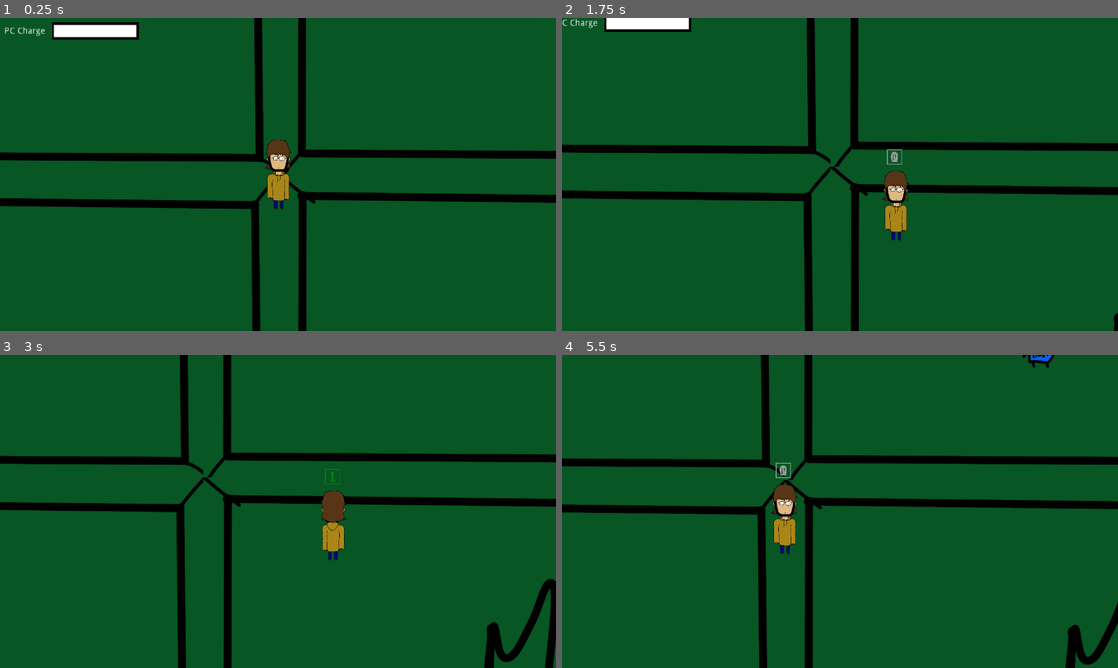
Above: before the commit, frames 1-4 (two rows, left to right).
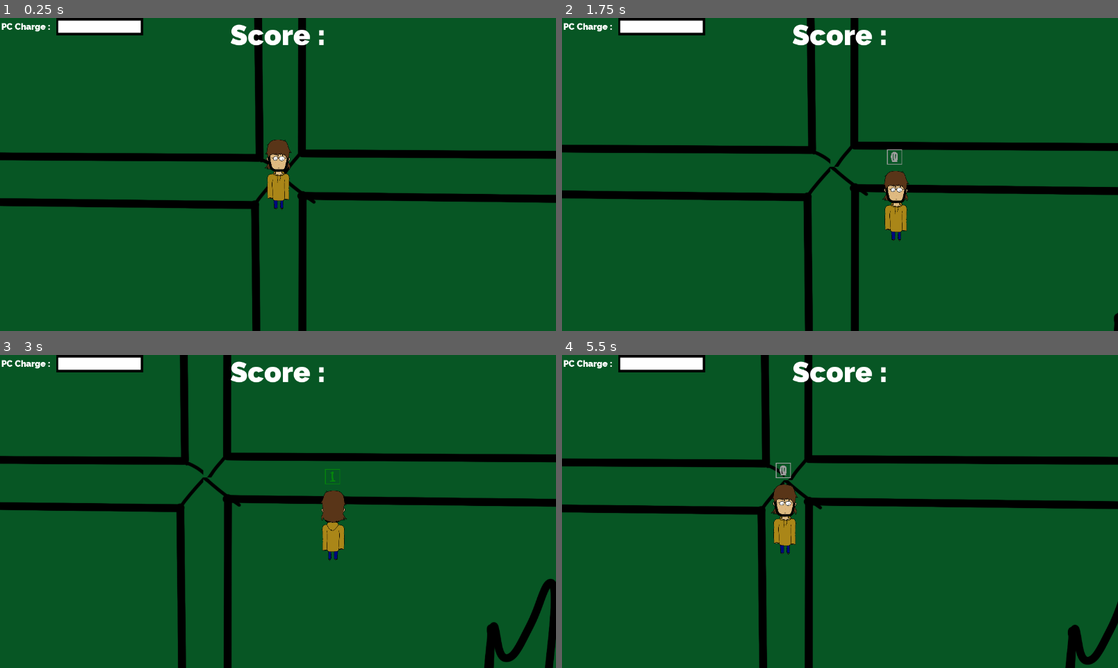
Above: after the commit, the same moments.

Repository: CeylenGames/5thAlakajam
Game: Godot game, scene res://World.tscn
The game is run twice, just before and just after one commit, with the same random seed, the same clock (stepped at 60 frames per second) and the same inputs.
Inputs:
- Up to frame 1 (0.25 s): no input
- Up to frame 2 (1.75 s): tap Enter at 0.5 s; hold Right (ui_right) 0.53-1.28 s; tap Keypad 0 (combo_0) at 0.6 s; tap Space (ui_select) at 0.77, 1.52 s; hold Down (ui_down) from 1.28 s (still down); tap Keypad 1 (combo_1) at 1.35 s
- Up to frame 3 (3 s): release Down (ui_down) at 2.03 s; hold Right (ui_right) 2.03-2.78 s; tap Keypad 0 (combo_0) at 2.1 s; hold Up (ui_up) from 2.78 s (still down); tap Keypad 1 (combo_1) at 2.85 s
- Up to frame 4 (5.5 s): tap Space (ui_select) at 3.02, 3.77, 4.52 s; release Up (ui_up) at 3.53 s; hold Left (ui_left) 3.53-5.03 s; tap Keypad 0 (combo_0) at 3.6, 5.1 s; tap Keypad 1 (combo_1) at 4.35 s; hold Down (ui_down) from 5.03 s (still down)

The runs differ from the first frame. In frame 1, 1.5% of the frame differs, in the area x 0-59%, y 0-9%; in frame 2, 1.4%; in frame 3, 1.6%; in frame 4, 1.7%, in the area x 0-89%, y 0-9%.

Commit message:
mise a jour spawners

Diff:
--- /dev/null
+++ b/Scripts/Main.gd
@@ -0,0 +1,14 @@
+extends Node
+
+var WaveNumber = 0
+var Score = 0
+
+export (Array) var spawners
+
+func set_wave():
+	for timer in spawners:
+		get_node(timer).start()
+
+func end_wave():
+	for timer in spawners:
+		get_node(timer).stop()
--- a/Scripts/Spawner.gd
+++ b/Scripts/Spawner.gd
@@ -7,9 +7,16 @@
 
 export (Array) var sprites
 
+var counter = 0
+
+
 func spawn_enemy():
 	var enemy = Enemy.instance()
 	enemy.position = position
 	get_node(EnemyContainer).add_child(enemy)
 	enemy.set_sprite(sprites[rand_range(0, sprites.size())])
 	enemy.set_nav(get_node(nav), get_node(Player))
+
+func reset():
+	counter = 0
+	$Timer.start()
--- a/World.tscn
+++ b/World.tscn
@@ -1,16 +1,18 @@
-[gd_scene load_steps=13 format=2]
-
-[ext_resource path="res://Prefabs/Player.tscn" type="PackedScene" id=1]
-[ext_resource path="res://Prefabs/Combo.tscn" type="PackedScene" id=2]
-[ext_resource path="res://images/maptete.png" type="Texture" id=3]
-[ext_resource path="res://Scripts/Spawner.gd" type="Script" id=4]
-[ext_resource path="res://Prefabs/Enemy.tscn" type="PackedScene" id=5]
-[ext_resource path="res://images/enemies/spam1.png" type="Texture" id=6]
-[ext_resource path="res://images/enemies/spam2.png" type="Texture" id=7]
-[ext_resource path="res://images/enemies/spam3.png" type="Texture" id=8]
-[ext_resource path="res://images/enemies/spam4.png" type="Texture" id=9]
-[ext_resource path="res://images/ui/fond_bar.png" type="Texture" id=10]
-[ext_resource path="res://images/ui/bar.png" type="Texture" id=11]
+[gd_scene load_steps=17 format=2]
+
+[ext_resource path="res://Scripts/Main.gd" type="Script" id=1]
+[ext_resource path="res://Prefabs/Player.tscn" type="PackedScene" id=2]
+[ext_resource path="res://Prefabs/Combo.tscn" type="PackedScene" id=3]
+[ext_resource path="res://images/maptete.png" type="Texture" id=4]
+[ext_resource path="res://Scripts/Spawner.gd" type="Script" id=5]
+[ext_resource path="res://Prefabs/Enemy.tscn" type="PackedScene" id=6]
+[ext_resource path="res://images/enemies/spam1.png" type="Texture" id=7]
+[ext_resource path="res://images/enemies/spam2.png" type="Texture" id=8]
+[ext_resource path="res://images/enemies/spam3.png" type="Texture" id=9]
+[ext_resource path="res://images/enemies/spam4.png" type="Texture" id=10]
+[ext_resource path="res://font/Raleway-Black.ttf" type="DynamicFontData" id=11]
+[ext_resource path="res://images/ui/fond_bar.png" type="Texture" id=12]
+[ext_resource path="res://images/ui/bar.png" type="Texture" id=13]
 
 [sub_resource type="NavigationPolygon" id=1]
 
@@ -18,13 +20,32 @@
 polygons = [ PoolIntArray( 0, 1, 2, 3 ) ]
 outlines = [ PoolVector2Array( -1920, -1080, -1920, 2160, 3840, 2160, 3840, -1080 ) ]
 
+[sub_resource type="DynamicFont" id=3]
+
+size = 20
+use_mipmaps = false
+use_filter = false
+font_data = ExtResource( 11 )
+_sections_unfolded = [ "Extra Spacing", "Font", "Settings" ]
+
+[sub_resource type="DynamicFont" id=2]
+
+size = 65
+use_mipmaps = false
+use_filter = false
+font_data = ExtResource( 11 )
+_sections_unfolded = [ "Extra Spacing", "Font", "Settings" ]
+
 [node name="World" type="Node" index="0"]
 
-[node name="Player" parent="." index="0" instance=ExtResource( 1 )]
+script = ExtResource( 1 )
+spawners = null
+
+[node name="Player" parent="." index="0" instance=ExtResource( 2 )]
 
 editor/display_folded = true
 Speed = 200
-Combo_Indic = ExtResource( 2 )
+Combo_Indic = ExtResource( 3 )
 Combo_Indic_Pos = Vector2( -20, -130 )
 
 [node name="Camera2D" type="Camera2D" parent="Player" index="2"]
@@ -175,85 +196,97 @@
 
 [node name="Spawner" type="Node2D" parent="." index="3"]
 
-editor/display_folded = true
 position = Vector2( 610, -310 )
-script = ExtResource( 4 )
+script = ExtResource( 5 )
 nav = NodePath("../Navigation2D")
-Enemy = ExtResource( 5 )
+Enemy = ExtResource( 6 )
 Player = NodePath("../Player")
 EnemyContainer = NodePath("../Enemies")
-sprites = [ ExtResource( 6 ), ExtResource( 7 ), ExtResource( 8 ), ExtResource( 9 ) ]
+sprites = [ ExtResource( 7 ), ExtResource( 8 ), ExtResource( 9 ), ExtResource( 10 ) ]
 
 [node name="Timer" type="Timer" parent="Spawner" index="0"]
 
 process_mode = 1
-wait_time = 5.0
+wait_time = 8.0
 one_shot = false
-autostart = true
+autostart = false
 
 [node name="Spawner2" type="Node2D" parent="." index="4"]
 
-editor/display_folded = true
 position = Vector2( 710, 750 )
-script = ExtResource( 4 )
+script = ExtResource( 5 )
 nav = NodePath("../Navigation2D")
-Enemy = ExtResource( 5 )
+Enemy = ExtResource( 6 )
 Player = NodePath("../Player")
 EnemyContainer = NodePath("../Enemies")
-sprites = [ ExtResource( 6 ), ExtResource( 7 ), ExtResource( 8 ), ExtResource( 9 ) ]
+sprites = [ ExtResource( 7 ), ExtResource( 8 ), ExtResource( 9 ), ExtResource( 10 ) ]
 
 [node name="Timer" type="Timer" parent="Spawner2" index="0"]
 
 process_mode = 1
-wait_time = 5.0
+wait_time = 8.0
 one_shot = false
-autostart = true
+autostart = false
 
 [node name="Spawner3" type="Node2D" parent="." index="5"]
 
-editor/display_folded = true
 position = Vector2( -760, -560 )
-script = ExtResource( 4 )
+script = ExtResource( 5 )
 nav = NodePath("../Navigation2D")
-Enemy = ExtResource( 5 )
+Enemy = ExtResource( 6 )
 Player = NodePath("../Player")
 EnemyContainer = NodePath("../Enemies")
-sprites = [ ExtResource( 6 ), ExtResource( 7 ), ExtResource( 8 ), ExtResource( 9 ) ]
+sprites = [ ExtResource( 7 ), ExtResource( 8 ), ExtResource( 9 ), ExtResource( 10 ) ]
 
 [node name="Timer" type="Timer" parent="Spawner3" index="0"]
 
 process_mode = 1
-wait_time = 5.0
+wait_time = 8.0
 one_shot = false
-autostart = true
+autostart = false
 
 [node name="Enemies" type="Node2D" parent="." index="6"]
 
-[node name="ViewportContainer" type="ViewportContainer" parent="." index="7"]
-
-anchor_left = 0.0
-anchor_top = 0.0
-anchor_right = 1.0
-anchor_bottom = 1.0
-rect_pivot_offset = Vector2( 0, 0 )
-rect_clip_content = false
-mouse_filter = 0
-mouse_default_cursor_shape = 0
-size_flags_horizontal = 1
-size_flags_vertical = 1
-stretch = false
-stretch_shrink = 1
-
-[node name="TextureProgress" type="TextureProgress" parent="ViewportContainer" index="0"]
+[node name="GUI" type="CanvasLayer" parent="." index="7"]
+
+layer = 1
+offset = Vector2( 0, 0 )
+rotation = 0.0
+scale = Vector2( 1, 1 )
+transform = Transform2D( 1, 0, 0, 1, 0, 0 )
+
+[node name="Charge" type="Label" parent="GUI" index="0"]
 
 anchor_left = 0.0
 anchor_top = 0.0
 anchor_right = 0.0
 anchor_bottom = 0.0
-margin_left = -520.0
-margin_top = -350.0
-margin_right = -420.0
-margin_bottom = -330.0
+margin_right = 120.0
+margin_bottom = 40.0
+rect_pivot_offset = Vector2( 0, 0 )
+rect_clip_content = false
+mouse_filter = 2
+mouse_default_cursor_shape = 0
+size_flags_horizontal = 1
+size_flags_vertical = 4
+custom_fonts/font = SubResource( 3 )
+text = "PC Charge :"
+align = 1
+valign = 1
+percent_visible = 1.0
+lines_skipped = 0
+max_lines_visible = -1
+_sections_unfolded = [ "custom_fonts" ]
+
+[node name="TextureProgress" type="TextureProgress" parent="GUI/Charge" index="0"]
+
+anchor_left = 0.0
+anchor_top = 0.0
+anchor_right = 0.0
+anchor_bottom = 0.0
+margin_left = 130.0
+margin_right = 230.0
+margin_bottom = 20.0
 rect_scale = Vector2( 2, 2 )
 rect_pivot_offset = Vector2( 0, 0 )
 rect_clip_content = false
@@ -268,36 +301,37 @@
 value = 100.0
 exp_edit = false
 rounded = false
-texture_under = ExtResource( 10 )
+texture_under = ExtResource( 12 )
 texture_over = null
-texture_progress = ExtResource( 11 )
+texture_progress = ExtResource( 13 )
 radial_fill_degrees = 360.0
 radial_center_offset = Vector2( 0, 0 )
 nine_patch_stretch = false
 _sections_unfolded = [ "Rect", "Textures" ]
 
-[node name="Label" type="Label" parent="ViewportContainer" index="1"]
-
-anchor_left = 0.0
+[node name="Score" type="Label" parent="GUI" index="1"]
+
+anchor_left = 0.5
 anchor_top = 0.0
-anchor_right = 0.0
+anchor_right = 0.5
 anchor_bottom = 0.0
-margin_left = -630.0
-margin_top = -340.0
-margin_right = -567.0
-margin_bottom = -326.0
-rect_scale = Vector2( 1.5, 1.5 )
+margin_left = -175.0
+margin_right = 175.0
+margin_bottom = 78.0
 rect_pivot_offset = Vector2( 0, 0 )
 rect_clip_content = false
 mouse_filter = 2
 mouse_default_cursor_shape = 0
 size_flags_horizontal = 1
 size_flags_vertical = 4
-text = "PC Charge"
+custom_fonts/font = SubResource( 2 )
+text = "Score :"
+align = 1
+valign = 1
 percent_visible = 1.0
 lines_skipped = 0
 max_lines_visible = -1
-_sections_unfolded = [ "Rect" ]
+_sections_unfolded = [ "Rect", "custom_colors", "custom_fonts" ]
 
 [connection signal="timeout" from="Spawner/Timer" to="Spawner" method="spawn_enemy"]
 
Not shown: 9 places in World.tscn that only renumber resources
Binary file added: font/Raleway-Black.ttf
